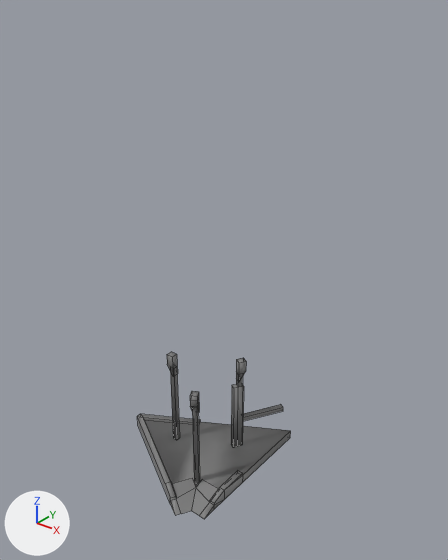
A saved change to the FBX model models/structures/lighthouse/Lighthouse_Foundation_col.fbx.
Before and after are seen from a camera (50 mm lens) standing at (32.9, -37.8, 45.2) and looking at (0.2, 3.1, 19.8). The axes (+X, +Y, +Z) are drawn at lower left. The lights are the same throughout. Mesh edges are drawn as thin lines. Where no turn or scale is listed for an object, it has been applied to the vertices.

Names of what the first picture shows: 'Lighthouse_Foundation_col'.
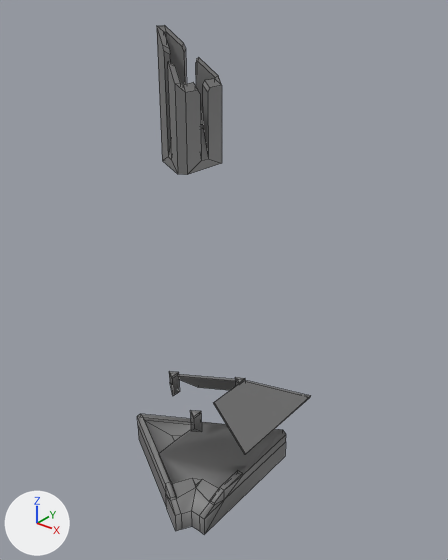
What differs and where, as boxes [x1, y1, x2, y2] in the pictures (448 x 560 px; the box of a moved part takes in the faces that stretch with it):
'Lighthouse_Foundation_col', reshaped (13% wider, 204% taller): before [137, 352, 291, 519]; after [137, 25, 311, 534]
part 1 of me_circle_001, added: after [157, 25, 222, 175]
part 2 of me_circle_001, added: after [177, 374, 311, 454]
part 3 of me_circle_001, deleted: before [231, 384, 283, 447]
part 4 of me_circle_001, deleted: before [167, 352, 178, 376]
part 5 of me_circle_001, deleted: before [190, 391, 199, 412]
part 6 of me_circle_001, moved or reshaped: before [137, 358, 291, 518]; after [137, 371, 286, 534]

The change in detail:
me_circle_001 is used by ob_lighthouse_foundation_col; location (0.0, 0.0, 0.0).
me_circle_001 had 115 vertices, 81 faces and spanned x -9.6..5.0, y -7.3..8.7, z 0.0..11.5.
me_circle_001 now has 166 vertices, 136 faces and spans x -9.6..6.1, y -7.3..10.6, z -2.0..41.9.
me_circle_001 part 1: a new loose piece of 62 vertices spanning x -3.7..0.8, y -2.7..2.4, z 31.3..41.9, in mat_material_002 (grey #7a7a7a).
me_circle_001 part 2: a new loose piece of 28 vertices spanning x -4.5..6.1, y -1.0..10.6, z 4.7..9.3, in mat_material_002 (grey #7a7a7a).
me_circle_001 part 3: the loose piece of 16 vertices spanning x 1.3..4.6, y 2.6..7.8, z 1.0..8.5 is deleted.
me_circle_001 part 4: the loose piece of 8 vertices spanning x -4.4..-3.7, y -0.3..0.3, z 9.2..11.5 is deleted.
me_circle_001 part 5: the loose piece of 8 vertices spanning x 1.5..2.5, y -4.0..-3.0, z 9.2..11.5 is deleted.
Part 6, on me_circle_001:
37 vertices are removed from x -4.1..5.0, y -6.5..8.7, z 0.0..11.5.
31 faces are deleted.
20 vertices are added at x -4.5..5.0, y -5.8..8.2, z -2.0..9.3.
7 new vertices lie (0.0, 0.0, -2.0) away from vertices in x -9.6..5.0, y -7.3..0.3, z 0.0.
6 new vertices lie (0.9, 0.5, 0.0) away from vertices in x -4.5..1.4, y -3.4..0.0, z 1.0..9.3.
5 new vertices lie (0.0, -1.0, 0.0) away from vertices in x -3.6..2.3, y -2.9..0.5, z 1.0..9.3.
42 new faces join them.
